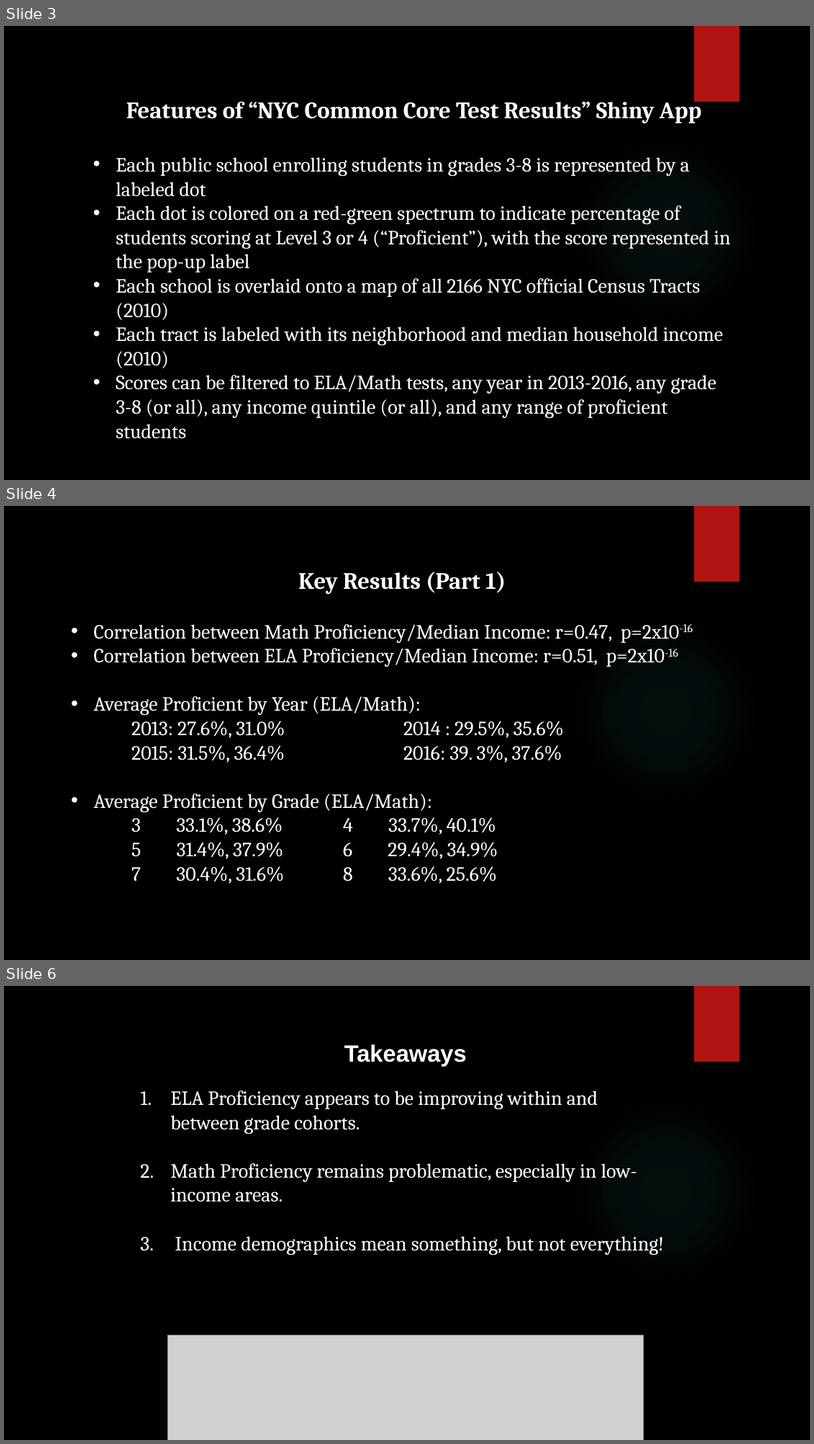
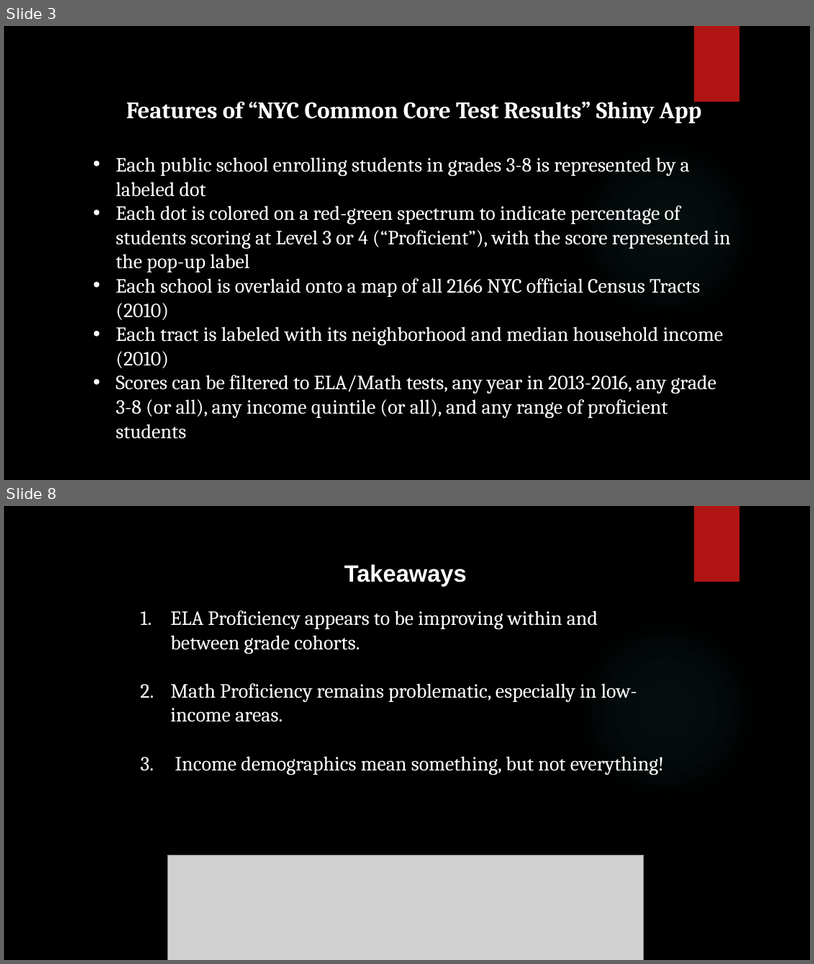
Before and after one commit to nycdatasci/bootcamp008_project, a slide deck: Project1-ExploreVis/davidletzler1/NYCSchoolMap.pptx. Shown one above the other, each under a label of ours: slides 3, 4 and 6 before the commit, slides 3 and 8 after it; the slides between them are not shown. The pictures are 814x1444 and 814x964 pixels, drawn with LibreOffice and Linux fonts; fonts in the diff are those of the drawing; grey boxes stand for pictures; background and template pictures are left out. Boxes give left, top, right and bottom in pixels: in the first picture for what was removed or moved away, otherwise in the second. Text is boxed around its words. In the diff, an @@ line names an element or a change of style, - is before the commit and + after.

```diff
--- a/Project1-ExploreVis/davidletzler1/NYCSchoolMap.pptx
+++ b/Project1-ExploreVis/davidletzler1/NYCSchoolMap.pptx
@@ slide 4 removed at (4, 506, 810, 960), background picture (left out); not listed: 2 template elements that a slide beside it also shows @@
@@ text removed at (94, 572, 693, 883) @@
-Key Results (Part 1)
-• Correlation between Math Proficiency/Median Income: r=0.47, p=2x10-16
-• Correlation between ELA Proficiency/Median Income: r=0.51, p=2x10-16
-• Average Proficient by Year (ELA/Math):
-2013: 27.6%, 31.0% 2014 : 29.5%, 35.6%
-2015: 31.5%, 36.4% 2016: 39. 3%, 37.6%
-• Average Proficient by Grade (ELA/Math):
-    3 33.1%, 38.6% 4 33.7%, 40.1%
-    5 31.4%, 37.9% 6 29.4%, 34.9%
-    7 30.4%, 31.6% 8 33.6%, 25.6%
@@ what was slide 6 is now slide 8 @@
```
Also in this commit, not shown: 4 slides added, 1 other slide removed, 1 other file.
